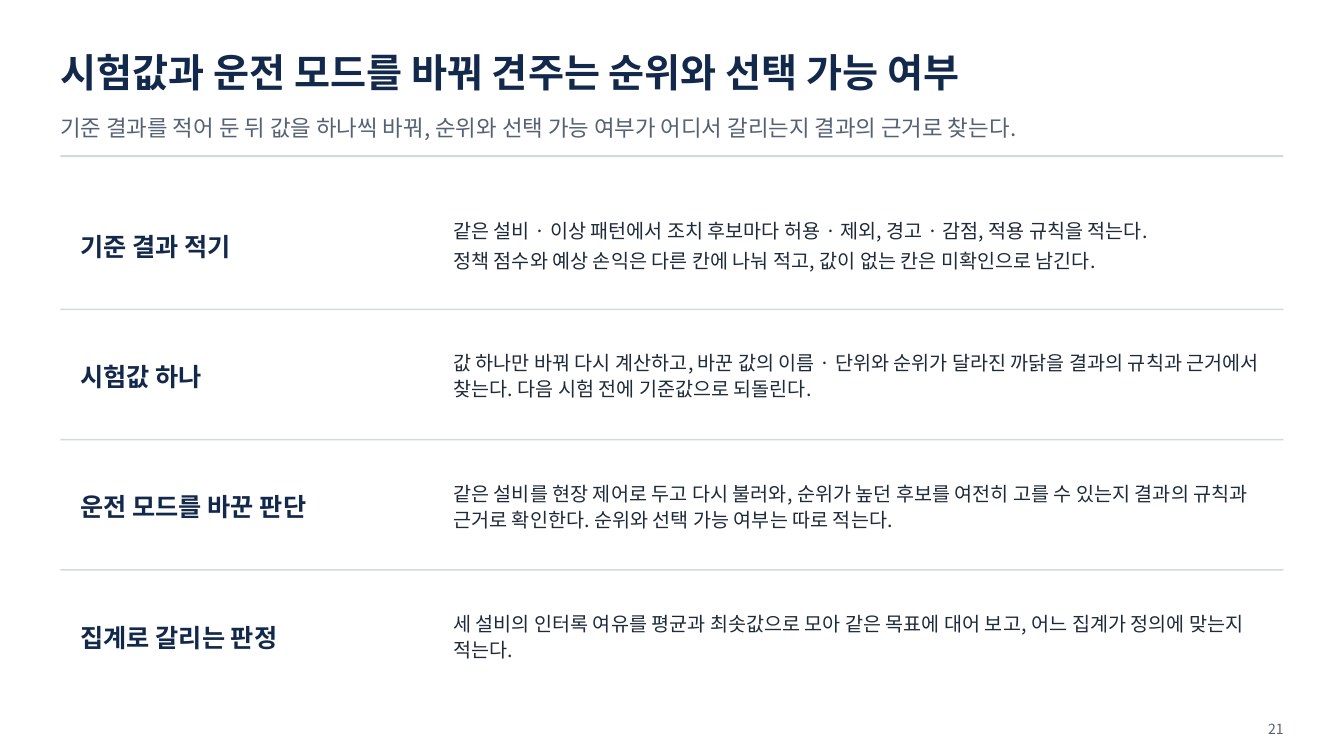
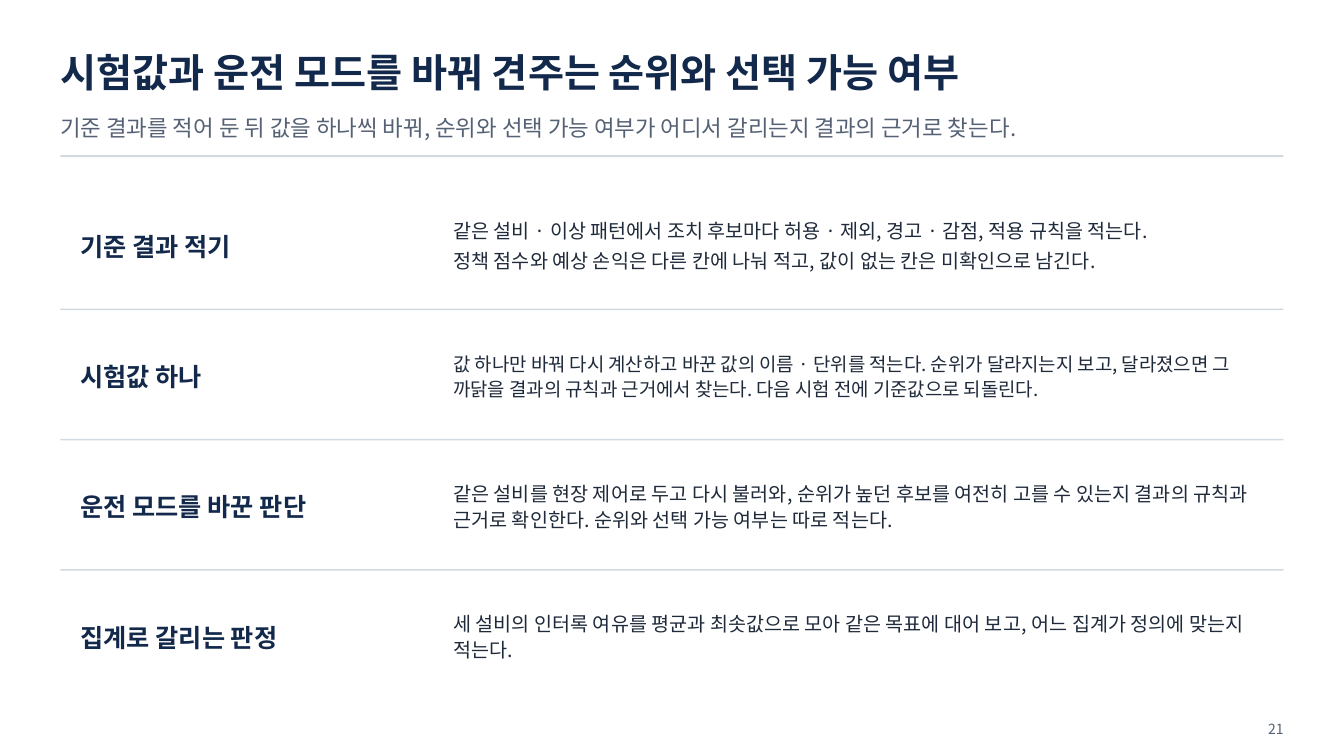
Before and after one commit to uengine-oss/hyd-iot-edu, a slide deck: slide 21 of workspace/강의제작/산출물/실전반/이론/03회차/실전반_03일차.pptx. Drawn at 1344x756 pixels with LibreOffice and Linux fonts; fonts in the diff are those of the drawing. Boxes give left, top, right and bottom in pixels: in the first picture for what was removed or moved away, otherwise in the second. Text is boxed around its words. In the diff, an @@ line names an element or a change of style, - is before the commit and + after.

Commit message:
실전반 3회차 대본 01편(1~23장) 새 판 — 통합 3회차 03편 낭독을 원본대응대로 가져와 성과 평가 본문 19.46분(배정 20분), 실습1 · 2 소개 낭독, 단원마다 독립 검토 지적(8 · 1 · 3건) 고침 · 덱 노트를 대본과 맞추고 2 · 6 · 10 · 18 · 21장 화면 낱말(전략 목표 · 가정에 기댄 값 · 순위가 달라지는지) 고침 · 원본대응 확인단원에 대본 [1,19]

```diff
--- a/workspace/강의제작/산출물/실전반/이론/03회차/실전반_03일차.pptx
+++ b/workspace/강의제작/산출물/실전반/이론/03회차/실전반_03일차.pptx
@@ text at (453,355,1230,398): text changed; size 14 to 13.5 pt @@
-값 하나만 바꿔 다시 계산하고, 바꾼 값의 이름 · 단위와 순위가 달라진 까닭을 결과의 규칙과 근거에서 찾는다. 다음 시험 전에 기준값으로 되돌린다.
+값 하나만 바꿔 다시 계산하고 바꾼 값의 이름 · 단위를 적는다. 순위가 달라지는지 보고, 달라졌으면 그 까닭을 결과의 규칙과 근거에서 찾는다. 다음 시험 전에 기준값으로 되돌린다.
```
Also in this commit, not shown: 3 other slides changed, 5 other files.
